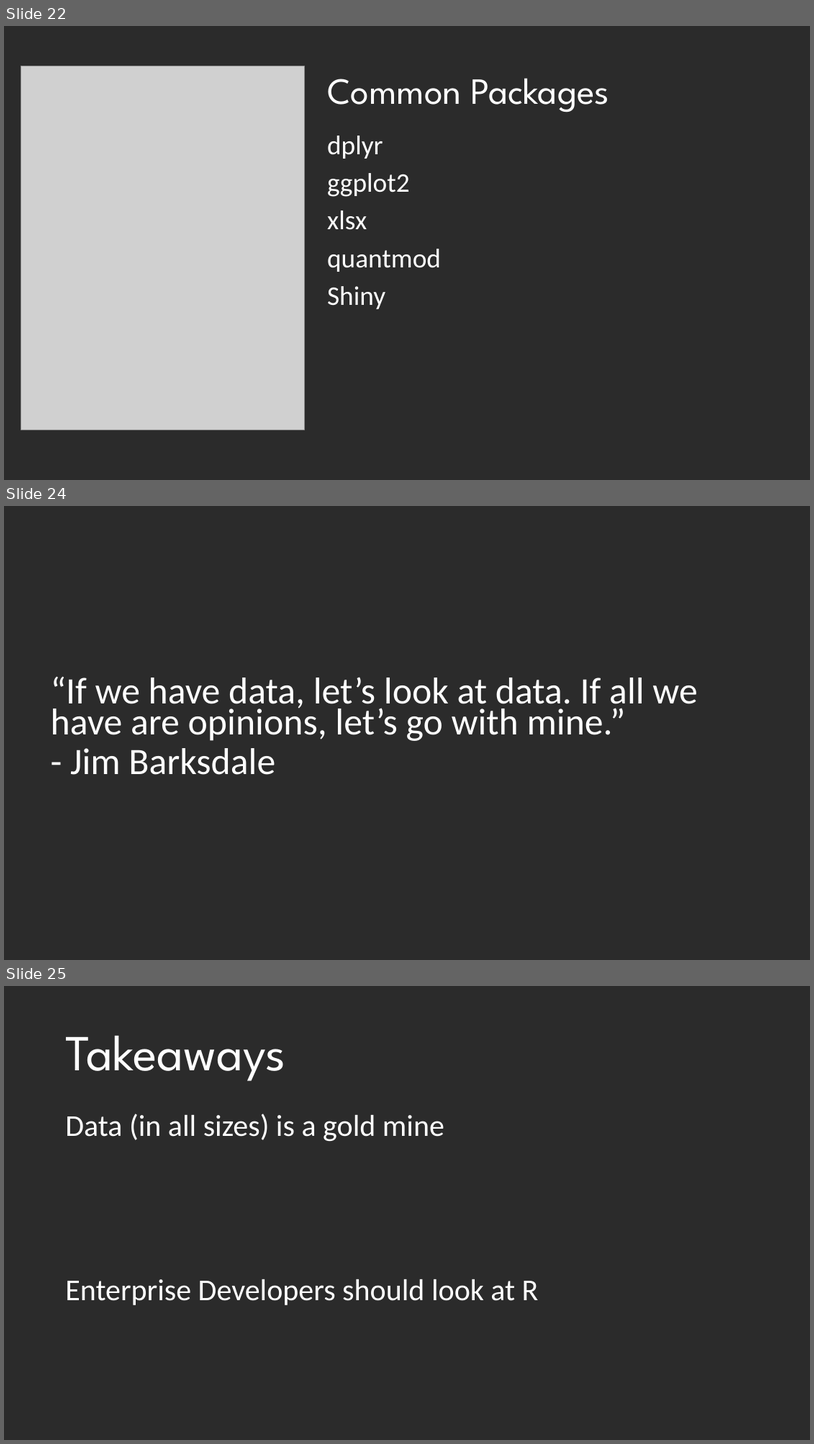
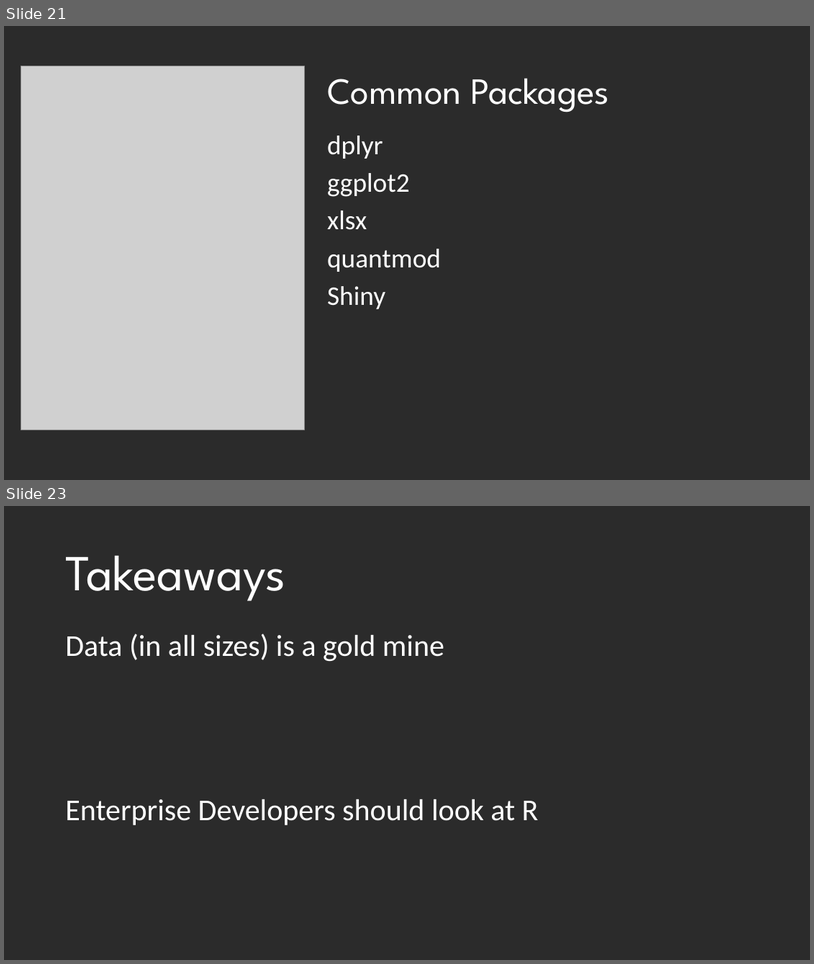
Before and after one commit to DustinEwers/r-talk-demos, a slide deck: slides/r_slides.pptx. Shown one above the other, each under a label of ours: slides 22, 24 and 25 before the commit, slides 21 and 23 after it; the slides between them are not shown. The pictures are 814x1444 and 814x964 pixels, drawn with LibreOffice and Linux fonts; fonts in the diff are those of the drawing; grey boxes stand for pictures; background and template pictures are left out; a plain dark background stands for a picture behind light text. Boxes give left, top, right and bottom in pixels: in the first picture for what was removed or moved away, otherwise in the second. Text is boxed around its words. In the diff, an @@ line names an element or a change of style, - is before the commit and + after.

Commit message:
Slide updates

```diff
--- a/slides/r_slides.pptx
+++ b/slides/r_slides.pptx
@@ slide 24 removed at [4, 506, 810, 960], background picture (left out) @@
@@ text removed at [51, 677, 697, 775] @@
-“If we have data, let’s look at data. If all we have are opinions, let’s go with mine.”
-- Jim Barksdale
@@ what was slide 22 is now slide 21 @@
@@ what was slide 25 is now slide 23 @@
```
Also in this commit, not shown: 1 slide added, 2 other slides removed, 1 other file.
